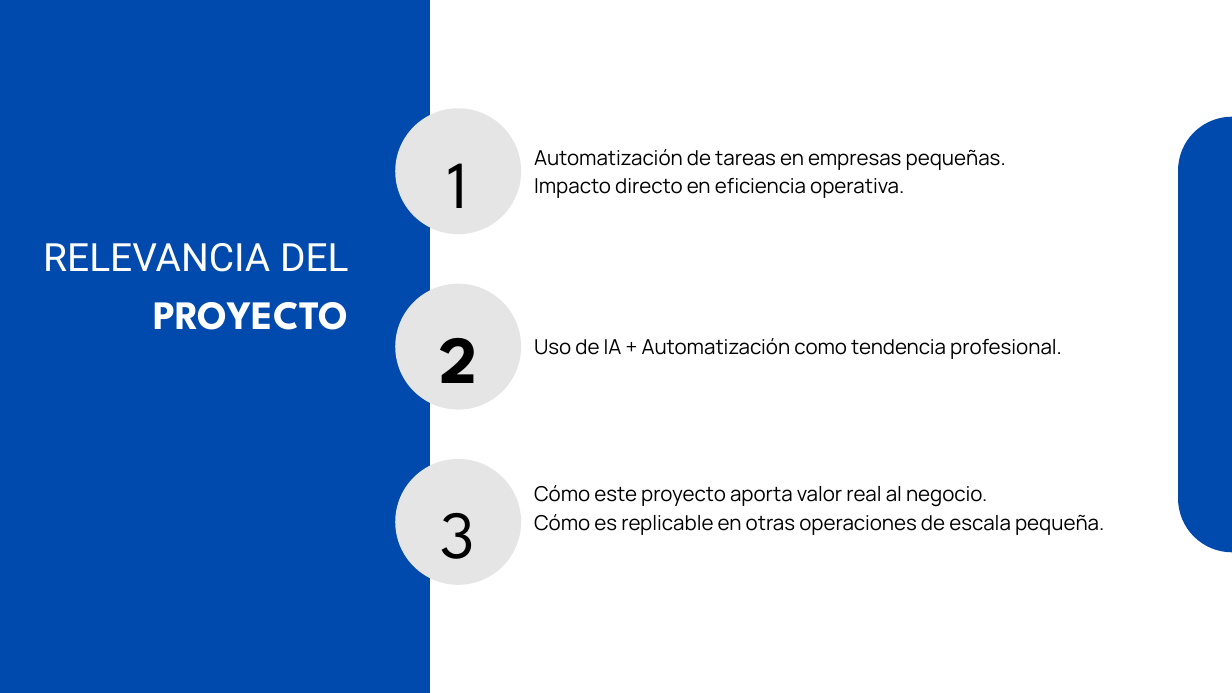
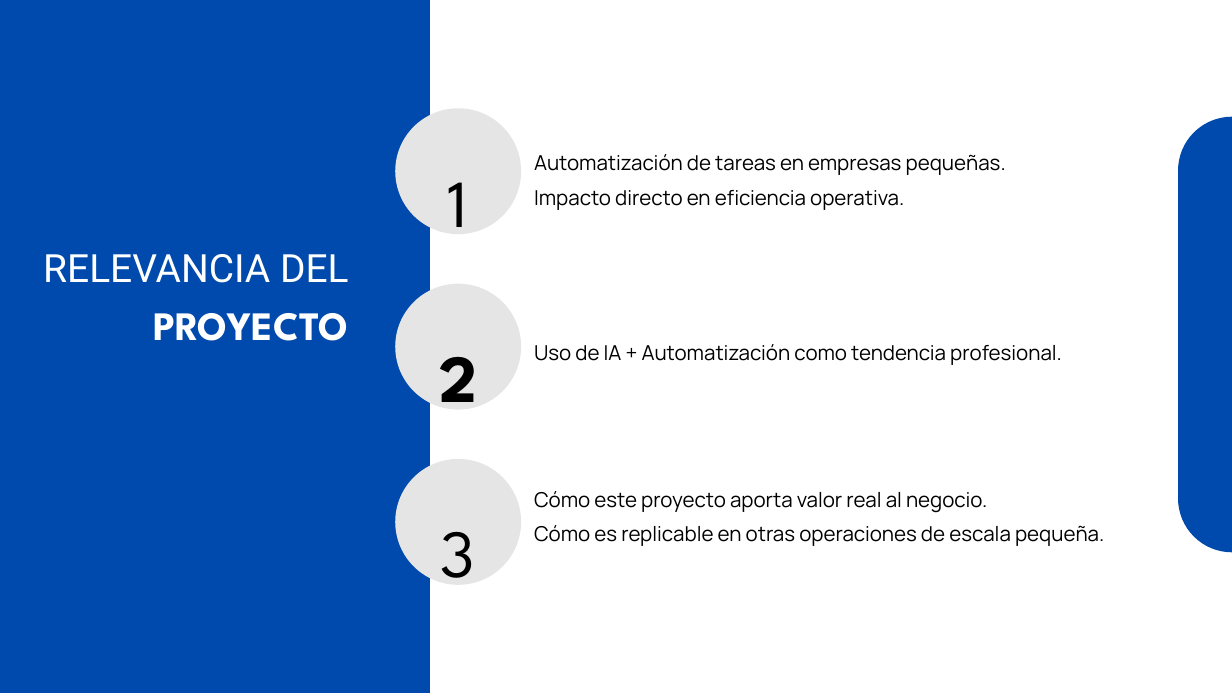
Before and after one commit to DuocZorx/Proyecto-Capstone, a slide deck: slide 3 of Fase 2/Evidencias Proyecto/Proyecto APT.pptx. Drawn at 1232x693 pixels with LibreOffice and Linux fonts; fonts in the diff are those of the drawing; background and template pictures are left out. Boxes give left, top, right and bottom in pixels: in the first picture for what was removed or moved away, otherwise in the second. Text is boxed around its words. In the diff, an @@ line names an element or a change of style, - is before the commit and + after.

```diff
--- a/Fase 2/Evidencias Proyecto/Proyecto APT.pptx
+++ b/Fase 2/Evidencias Proyecto/Proyecto APT.pptx
@@ text "RELEVANCIA DEL" at (43, 254, 349, 283): line spacing 63.7pt to 1.4 @@
@@ text "PROYECTO" at (153, 313, 349, 341): line spacing 65.9pt to 1.4 @@
@@ line spacing 110pt to 1.4 in 3 elements at (448, 182, 468, 227), (439, 357, 477, 402), (441, 531, 476, 578) @@
@@ line spacing 33.6pt to 1.4 in 3 elements at (534, 154, 1006, 210), (534, 344, 1062, 365), (534, 491, 1104, 546) @@
```
Also in this commit, not shown: 11 other slides changed.
